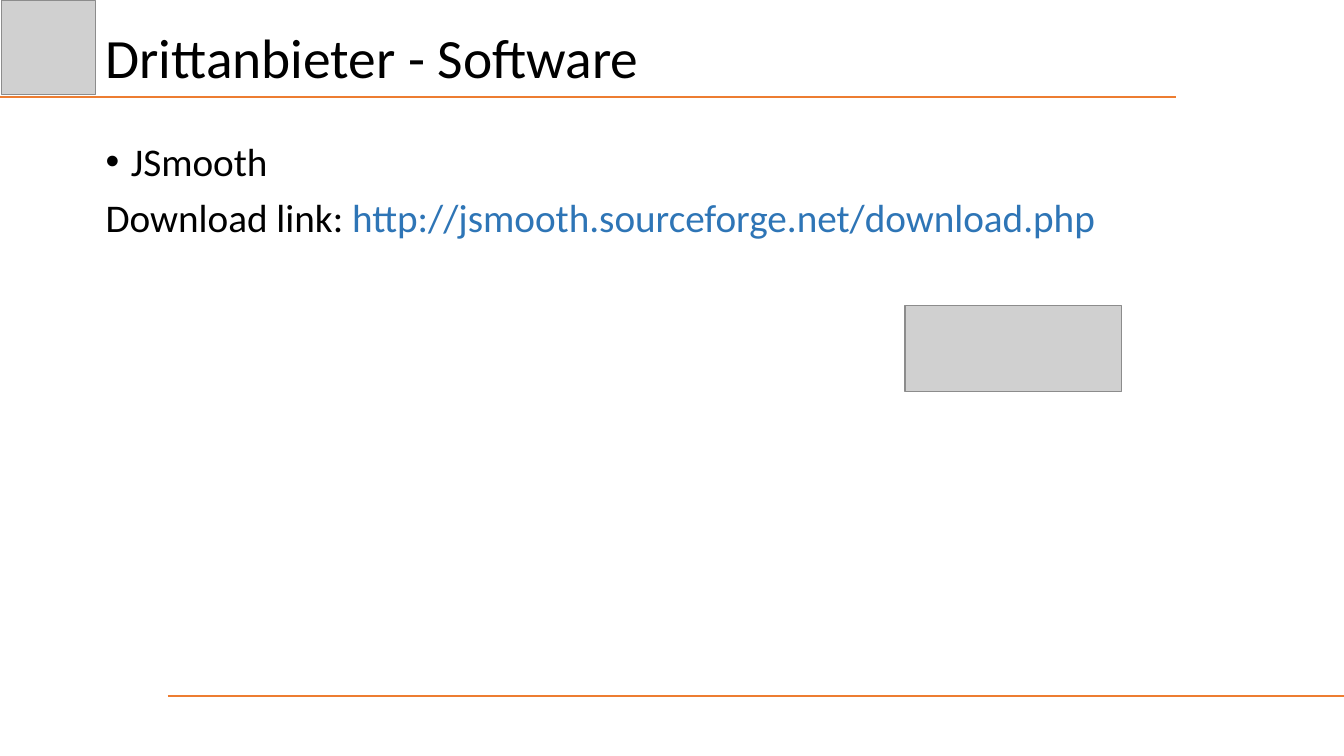
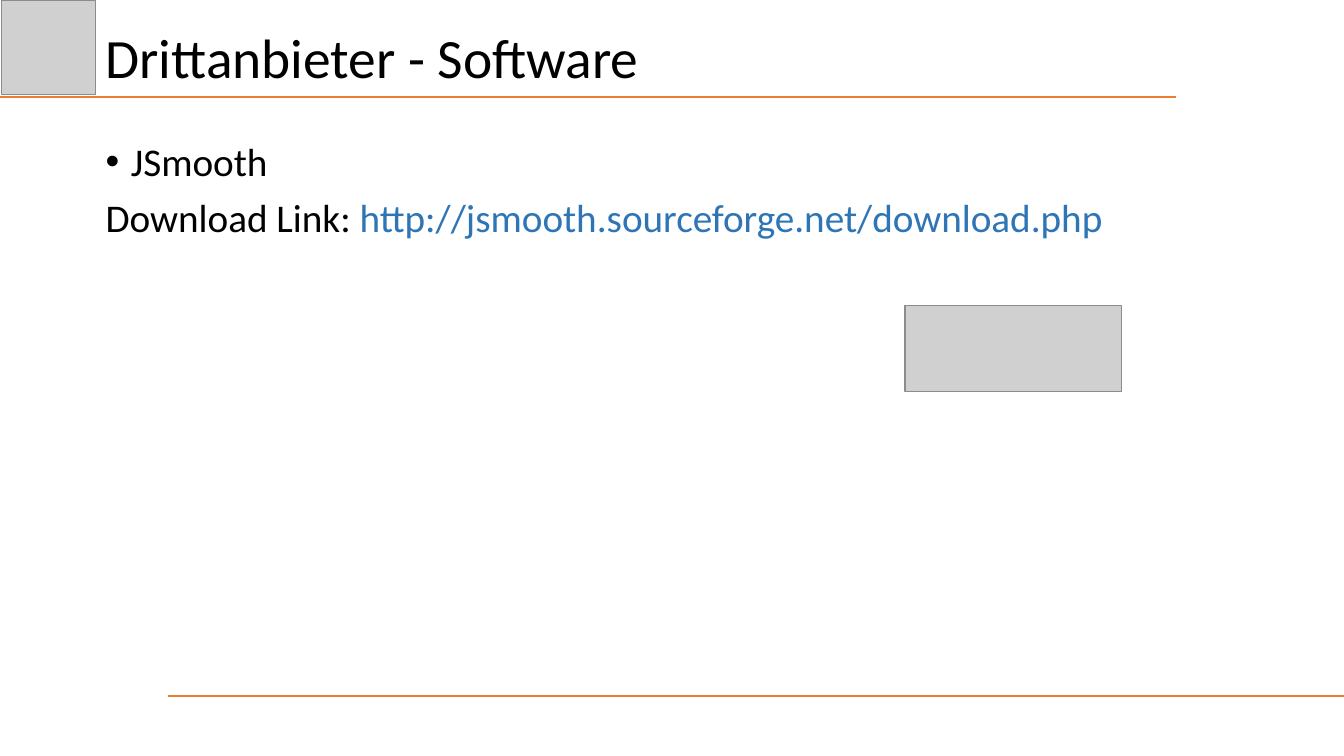
Before and after one commit to Schnitzel128/sejava, a slide deck: slide 22 of Präsentation/DezHex.pptx. Drawn at 1344x756 pixels with LibreOffice and Linux fonts; fonts in the diff are those of the drawing; grey boxes stand for pictures. Boxes give left, top, right and bottom in pixels: in the first picture for what was removed or moved away, otherwise in the second. Text is boxed around its words. In the diff, an @@ line names an element or a change of style, - is before the commit and + after.

Commit message:
Update_Praesi
Grammar_Nazi

```diff
--- a/Präsentation/DezHex.pptx
+++ b/Präsentation/DezHex.pptx
@@ text at (106,204,1103,239): text changed @@
-Download link: http://jsmooth.sourceforge.net/download.php
+Download Link: http://jsmooth.sourceforge.net/download.php
```
Also in this commit, not shown: 3 other slides changed.
